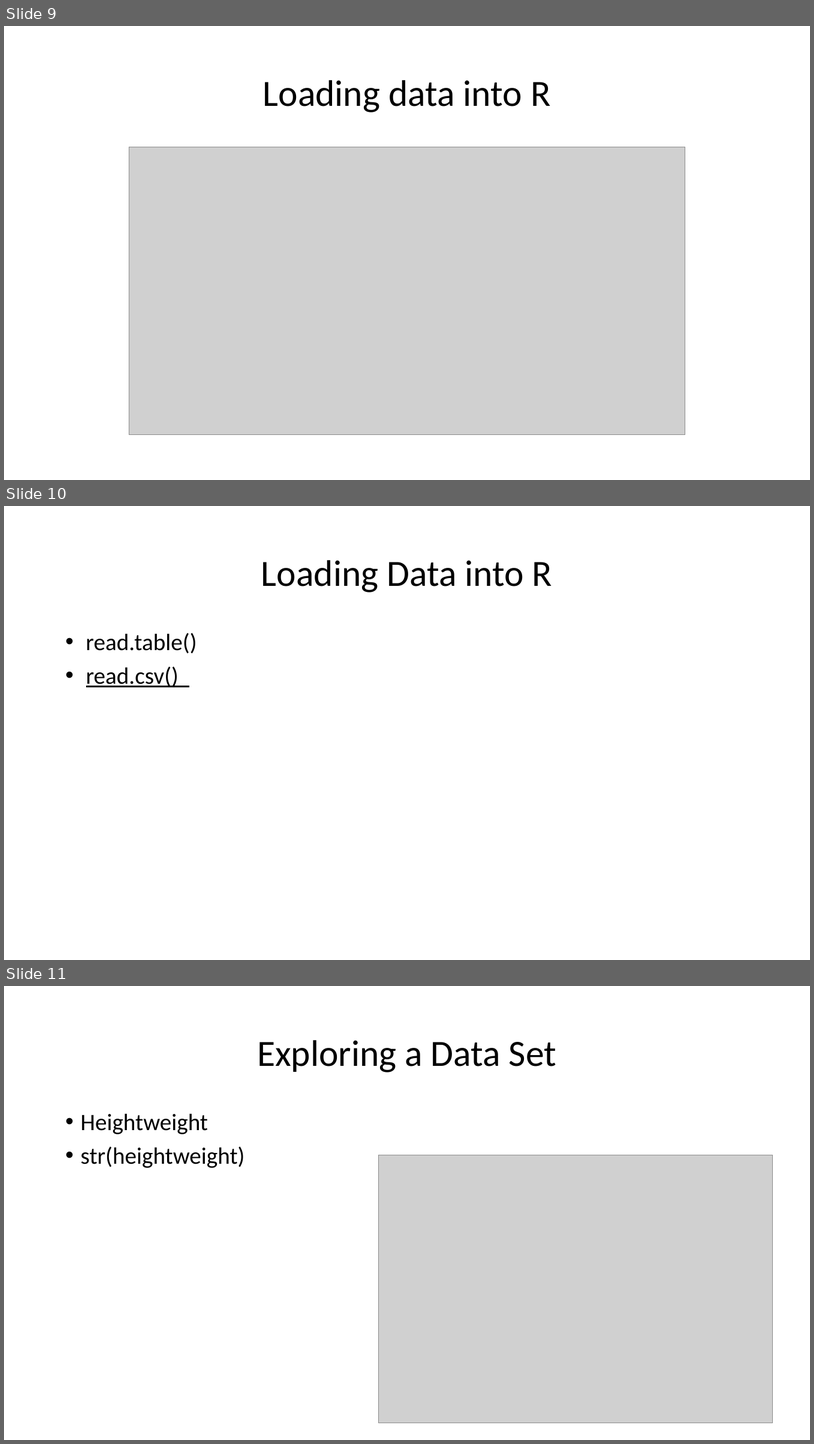
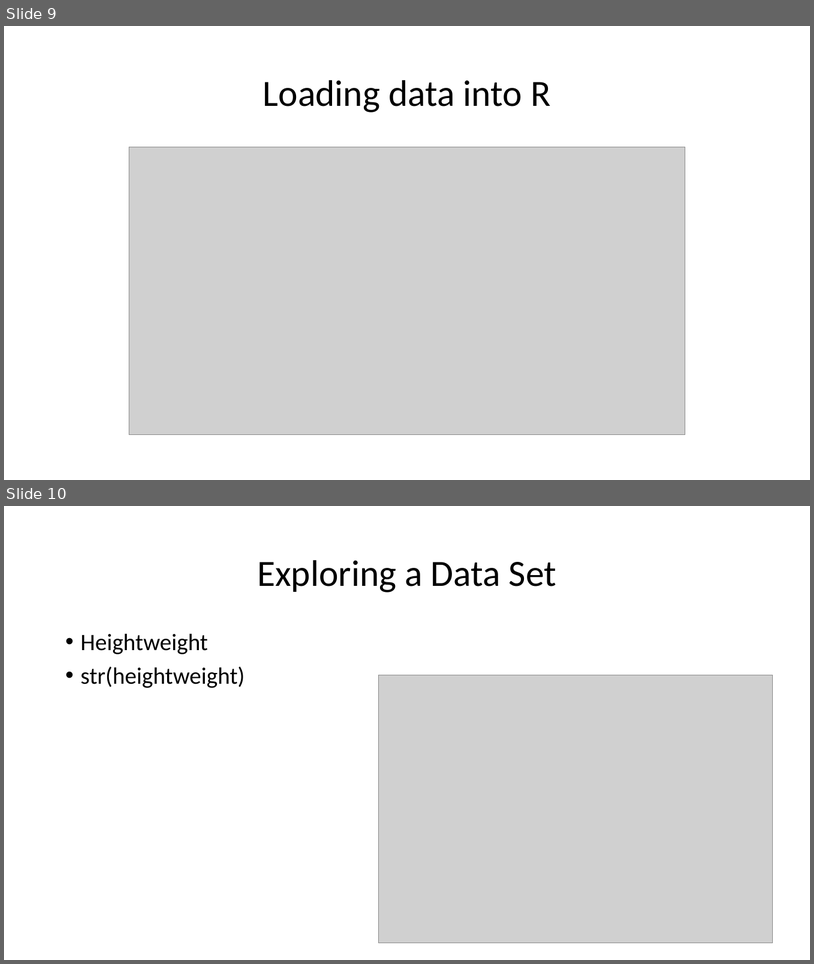
Before and after one commit to bdh5029/Rprojects, a slide deck: VisualizingR.pptx. Shown one above the other, each under a label of ours: slides 9, 10 and 11 before the commit, slides 9 and 10 after it. The pictures are 814x1444 and 814x964 pixels, drawn with LibreOffice and Linux fonts; fonts in the diff are those of the drawing; grey boxes stand for pictures. Boxes give left, top, right and bottom in pixels: in the first picture for what was removed or moved away, otherwise in the second. Text is boxed around its words. In the diff, an @@ line names an element or a change of style, - is before the commit and + after.

```diff
--- a/VisualizingR.pptx
+++ b/VisualizingR.pptx
@@ slide 10 removed at (x1=4, y1=506, x2=810, y2=960), background #FFFFFF @@
@@ title removed at (x1=261, y1=560, x2=552, y2=592) @@
-Loading Data into R
@@ text removed at (x1=86, y1=633, x2=197, y2=687) @@
-• read.table()
-• read.csv()
@@ what was slide 11 is now slide 10 @@
```
Also in this commit, not shown: 1 slide changed.
